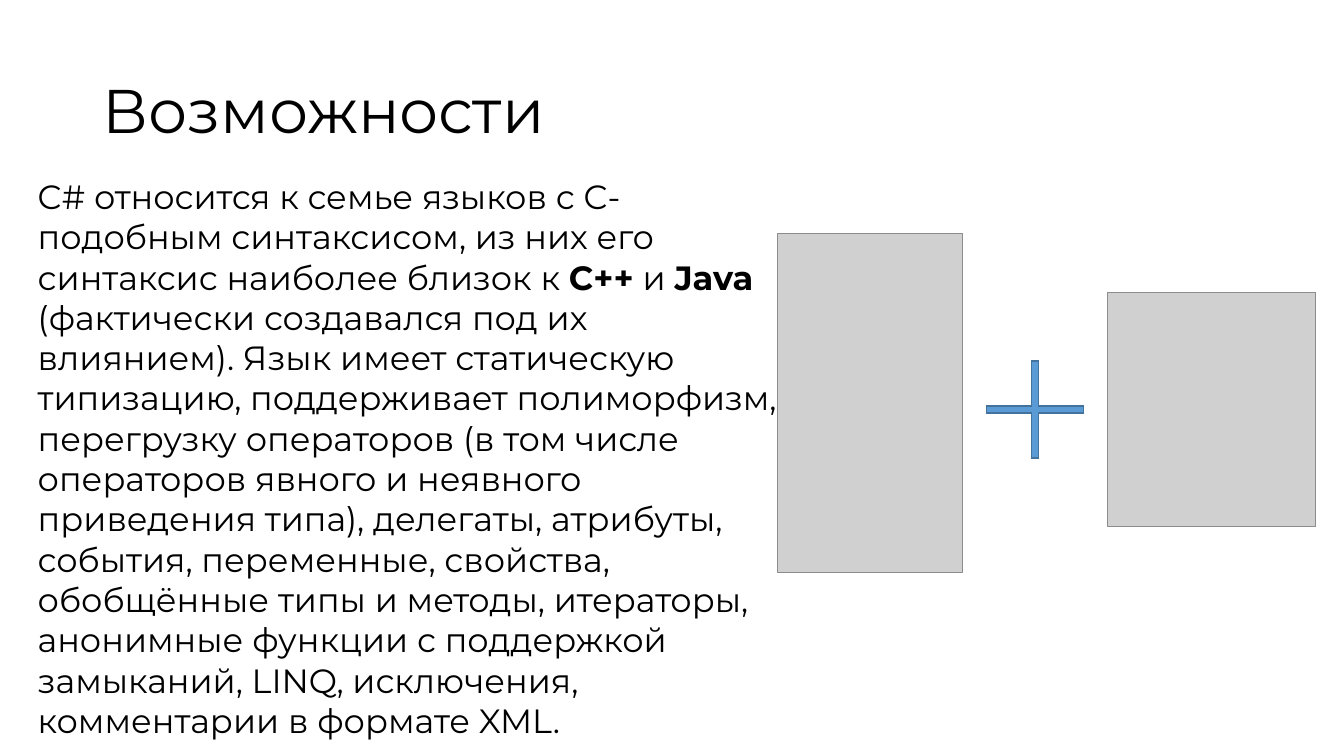
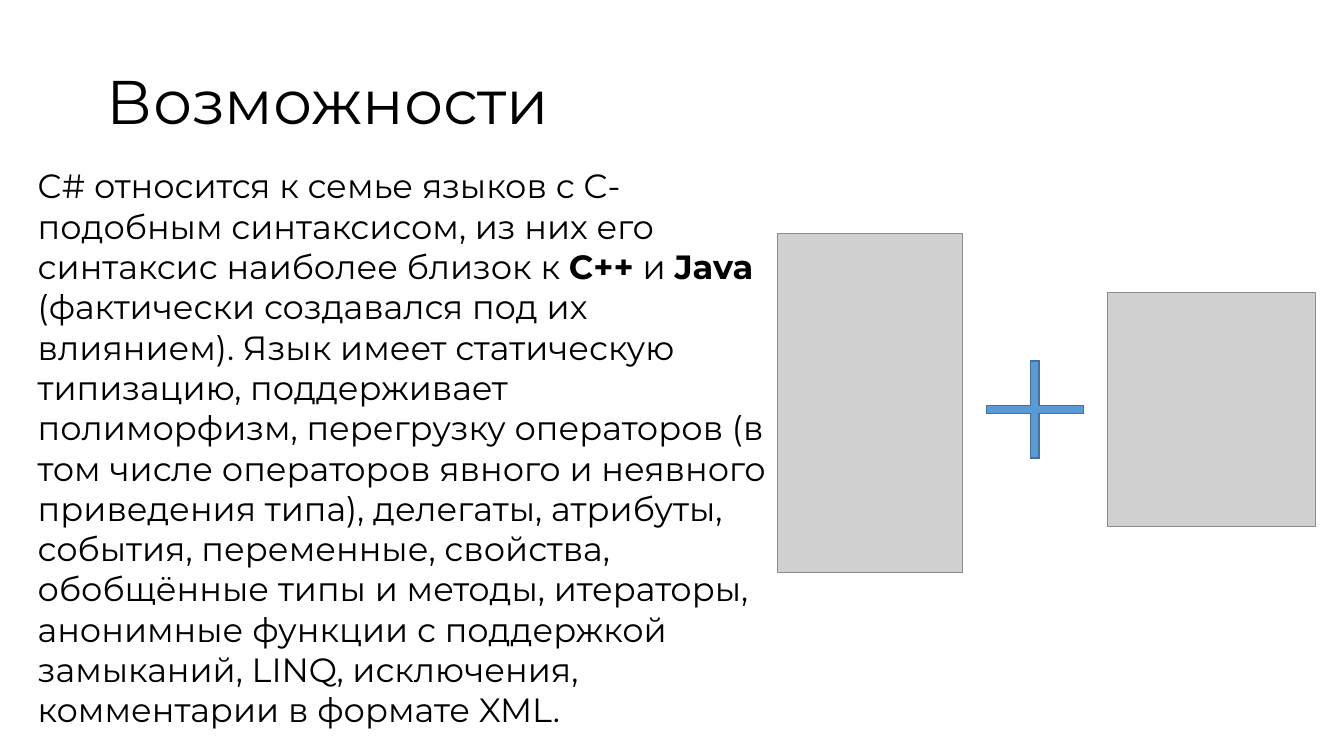
Before and after one commit to suai-materials/abstracts, a slide deck: slide 3 of IT/Лабораторные работы/Тест.pptx. Drawn at 1344x756 pixels with LibreOffice and Linux fonts; fonts in the diff are those of the drawing; grey boxes stand for pictures. Boxes give left, top, right and bottom in pixels: in the first picture for what was removed or moved away, otherwise in the second. Text is boxed around its words. In the diff, an @@ line names an element or a change of style, - is before the commit and + after.

```diff
--- a/IT/Лабораторные работы/Тест.pptx
+++ b/IT/Лабораторные работы/Тест.pptx
@@ title "Возможности": place and size @@
-title "Возможности" at [102, 90, 544, 134]
+title "Возможности" at [107, 81, 549, 125]
@@ text "C# относится к семье языков ..." rewrapped from [38, 185, 777, 740] to [38, 174, 765, 729] @@
```
Also in this commit, not shown: 3 slides added.
